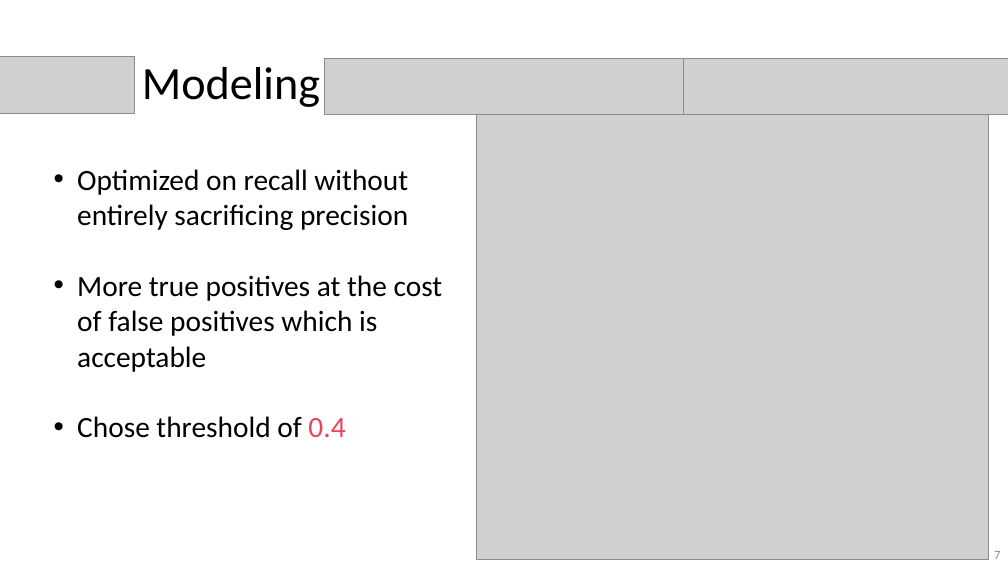
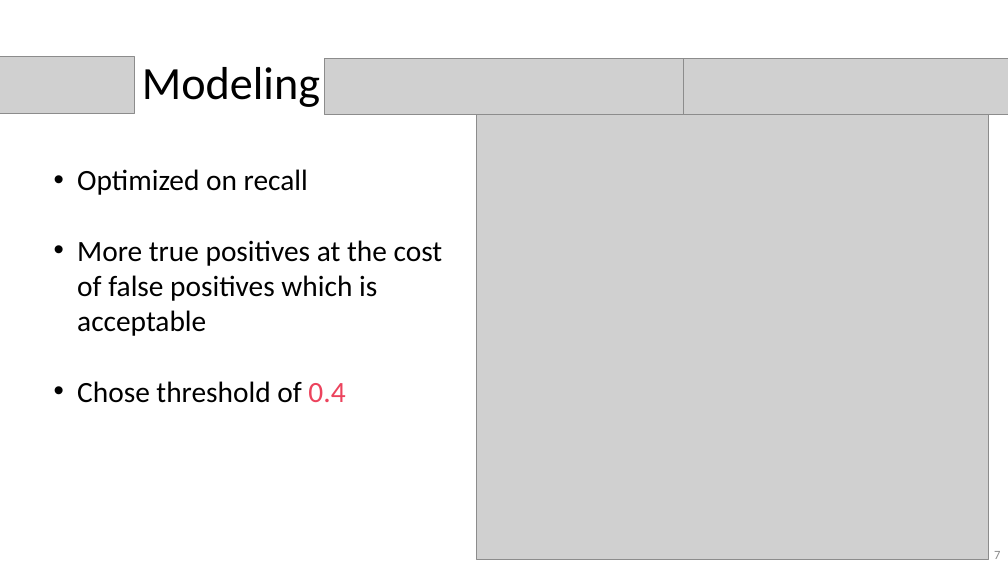
Before and after one commit to nkinnaird/GeneticVariantClassification, a slide deck: slide 7 of Presentation/GeneticVariantClassificationPres.pptx. Drawn at 1008x567 pixels with LibreOffice and Linux fonts; fonts in the diff are those of the drawing; grey boxes stand for pictures. Boxes give left, top, right and bottom in pixels: in the first picture for what was removed or moved away, otherwise in the second. Text is boxed around its words. In the diff, an @@ line names an element or a change of style, - is before the commit and + after.

```diff
--- a/Presentation/GeneticVariantClassificationPres.pptx
+++ b/Presentation/GeneticVariantClassificationPres.pptx
@@ text at (77,169,308,195): text changed @@
-• Optimized on recall without entirely sacrificing precision
+• Optimized on recall
```
Also in this commit, not shown: 8 other slides changed, 7 slides added, 6 slides removed, 1 other file.
